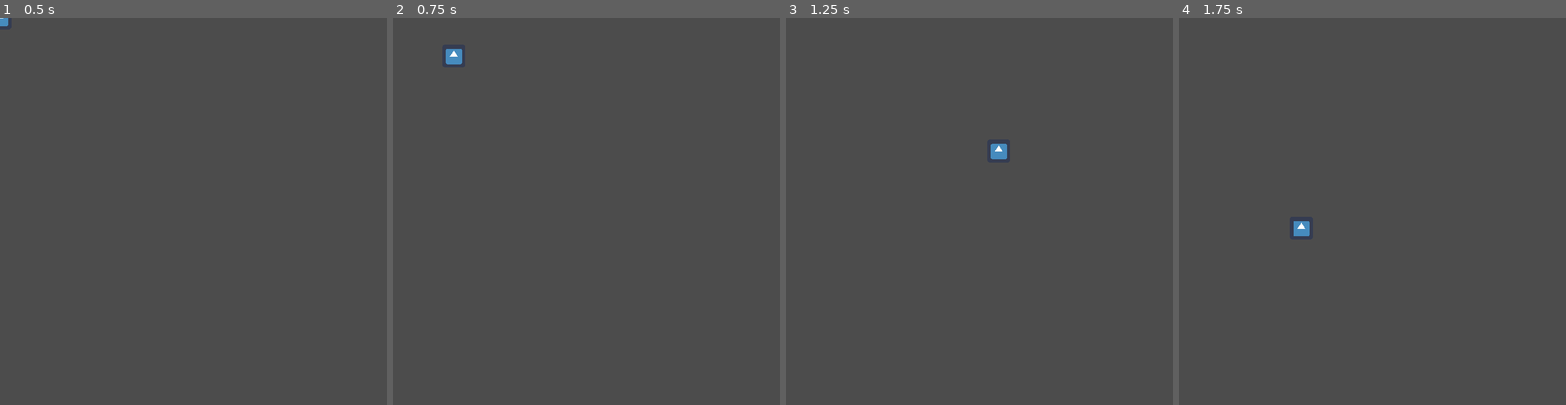
Above: before the commit, frames 1-4 (left to right).
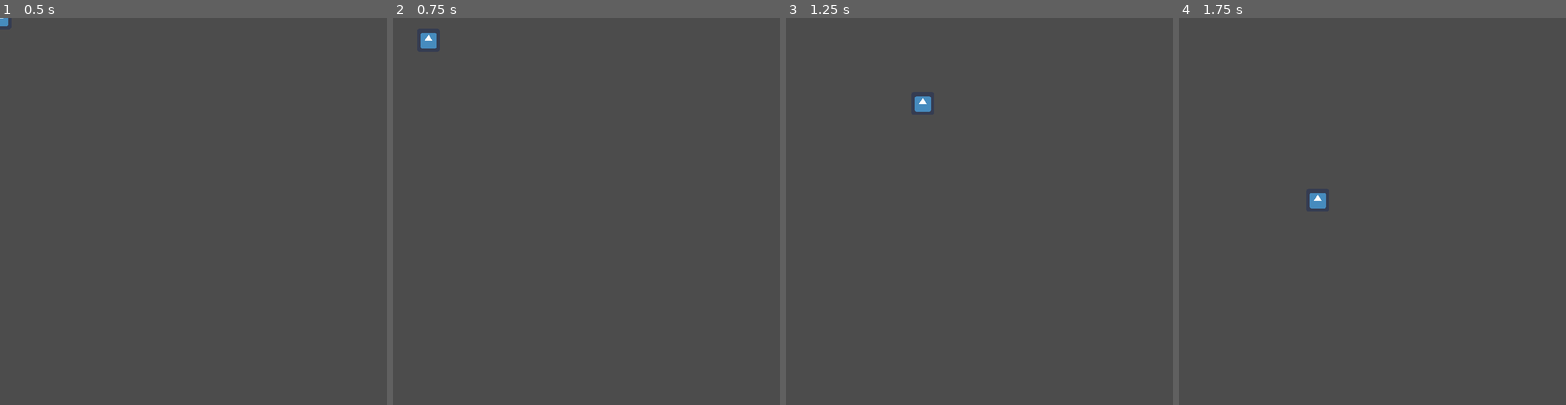
Above: after the commit, the same moments.

Repository: HeadphoneUserGames/000---Cosmic-Realm
Game: Godot game, scene res://src/actors/players/scenes/player02.tscn
Same seed, same stepped clock (60 frames per second), same inputs: the game is played once before the commit and once after it. This scene is started directly instead of the project's main scene. The engine's default icon, where the game draws it, is replaced by a stand-in: a white triangle on a blue panel in a dark square.
Inputs (mouse positions are in pixels of both pictures, inside the frame that each line leads up to):
- Up to frame 1 (0.5 s): no input
- Up to frame 2 (0.75 s): tap Enter at 0.5 s; move the mouse to (671, 192) at 0.52 s; press the mouse at (671, 192) at 0.53 s; hold Up (ui_up) from 0.53 s (still down)
- Up to frame 3 (1.25 s): keep holding Up (ui_up)
- Up to frame 4 (1.75 s): move the mouse to (1295, 230) at 1.27 s; release Up (ui_up) at 1.28 s; release the mouse at (1295, 230) at 1.28 s; click (1295, 230) at 1.35 s

Frame 1 is identical in both runs. In frame 2, 0.3% of the frame differs, in the area x 7-18%, y 3-12%; in frame 3, 0.3%, in the area x 33-58%, y 20-37%; in frame 4, 0.3%.

Commit message:
Organize to Different Scene
Applying the same code to a new scene (player02) to clean stuff up.

Diff:
--- a/src/actors/players/scenes/player02.tscn
+++ b/src/actors/players/scenes/player02.tscn
@@ -1,10 +1,16 @@
-[gd_scene load_steps=3 format=2]
+[gd_scene load_steps=4 format=2]
 
 [ext_resource path="res://icon.png" type="Texture" id=1]
 [ext_resource path="res://src/actors/players/scripts/player02.gd" type="Script" id=2]
+
+[sub_resource type="RectangleShape2D" id=1]
+extents = Vector2( 29.2437, 28.7381 )
 
 [node name="player02" type="KinematicBody2D"]
 script = ExtResource( 2 )
 
 [node name="Sprite" type="Sprite" parent="."]
 texture = ExtResource( 1 )
+
+[node name="CollisionShape2D" type="CollisionShape2D" parent="."]
+shape = SubResource( 1 )
--- a/src/actors/players/scripts/player02.gd
+++ b/src/actors/players/scripts/player02.gd
@@ -1,18 +1,46 @@
 extends KinematicBody2D
 
-const MAX_SPEED = 1000
-const ACCELERATION = 50
-const FRICTION = 10
+const MAX_SPEED = 20000
+const ACCELERATION = 5000
+const FRICTION = 2000
+
+var max_speed = 20000
+var acceleration = 5000
+var friction = 2000
 
 var velocity = Vector2()
 var destination = Vector2()
 
-#----------------------------------------
+var moving = false
+var not_moving = true
+
+#--------------------------------------------------------
+
+func _ready():
+
+	print(max_speed)
+	print(acceleration)
+	print(friction)
+
+	pass
 
 func _unhandled_input(event):
 
 	if event.is_action_pressed("click"):
 		destination = get_global_mouse_position()
+
+	# Testing how to add things lol not that important
+	if event.is_action_pressed("ui_up"):
+		max_speed = max_speed * 2
+		acceleration = acceleration * 2
+		friction = friction * 2
+
+		print("add stats")
+		print(max_speed)
+		print(acceleration)
+		print(friction)
+
+		pass
 
 	pass
 
@@ -24,7 +52,11 @@
 
 func movementloop(delta):
 
-	velocity = position.direction_to(destination) * MAX_SPEED
+	if position.distance_to(destination) > 30:
+		velocity += position.direction_to(destination) * acceleration * delta
+		velocity = velocity.clamped(max_speed * delta)
+	else:
+		velocity = velocity.move_toward(Vector2.ZERO, friction * delta)
 
 	move_and_slide(velocity)
 
